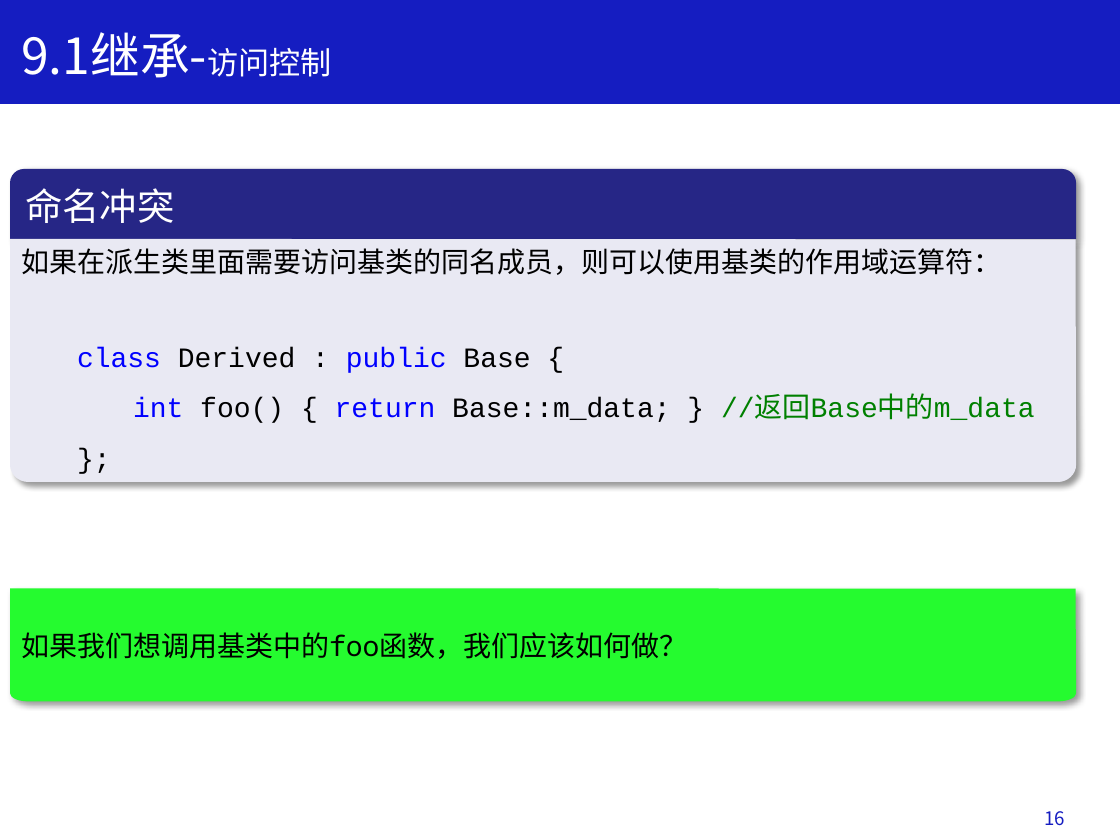
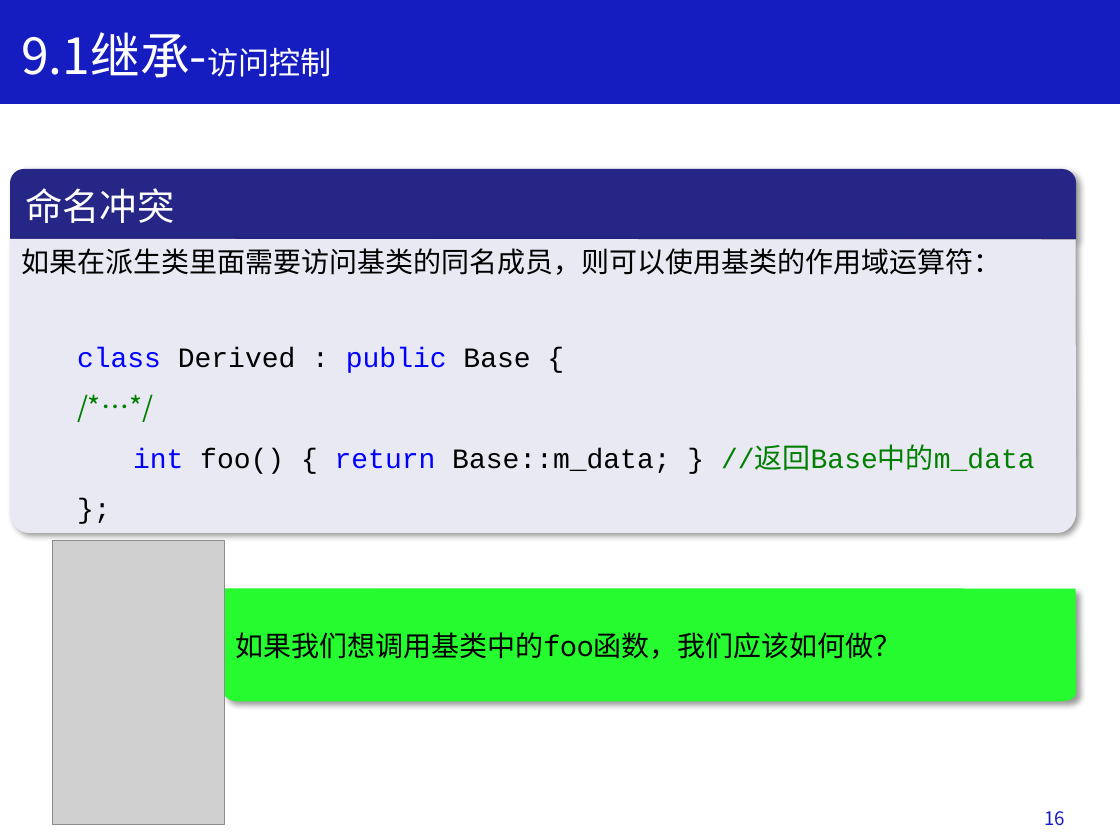
Before and after one commit to Changhe160/book-cplusplus, a slide deck: slide 16 of slides/ppt/Chapter9.pptx. Drawn at 1120x840 pixels with LibreOffice and Linux fonts; fonts in the diff are those of the drawing; grey boxes stand for pictures. Boxes give left, top, right and bottom in pixels: in the first picture for what was removed or moved away, otherwise in the second. Text is boxed around its words. In the diff, an @@ line names an element or a change of style, - is before the commit and + after.

```diff
--- a/slides/ppt/Chapter9.pptx
+++ b/slides/ppt/Chapter9.pptx
@@ text in freeform shape at [10,239,1076,533]: paragraph added @@
+  /*…*/
@@ freeform shape "如果在派生类里面需要访问基类的同名成员，则可以使用基类的作用域运算符：": place and size @@
-freeform shape "如果在派生类里面需要访问基类的同名成员，则可以使用基类的作用域运算符：" at [10,239,1076,482]
+freeform shape "如果在派生类里面需要访问基类的同名成员，则可以使用基类的作用域运算符：" at [10,239,1076,533]
@@ picture added at [53,540,224,824] @@
@@ freeform shape "如果我们想调用基类中的foo函数，我们应该如何做？": place and size @@
-freeform shape "如果我们想调用基类中的foo函数，我们应该如何做？" at [10,588,1076,701]
+freeform shape "如果我们想调用基类中的foo函数，我们应该如何做？" at [224,588,1076,701]
```
Also in this commit, not shown: 23 other slides changed, 3 slides removed.
